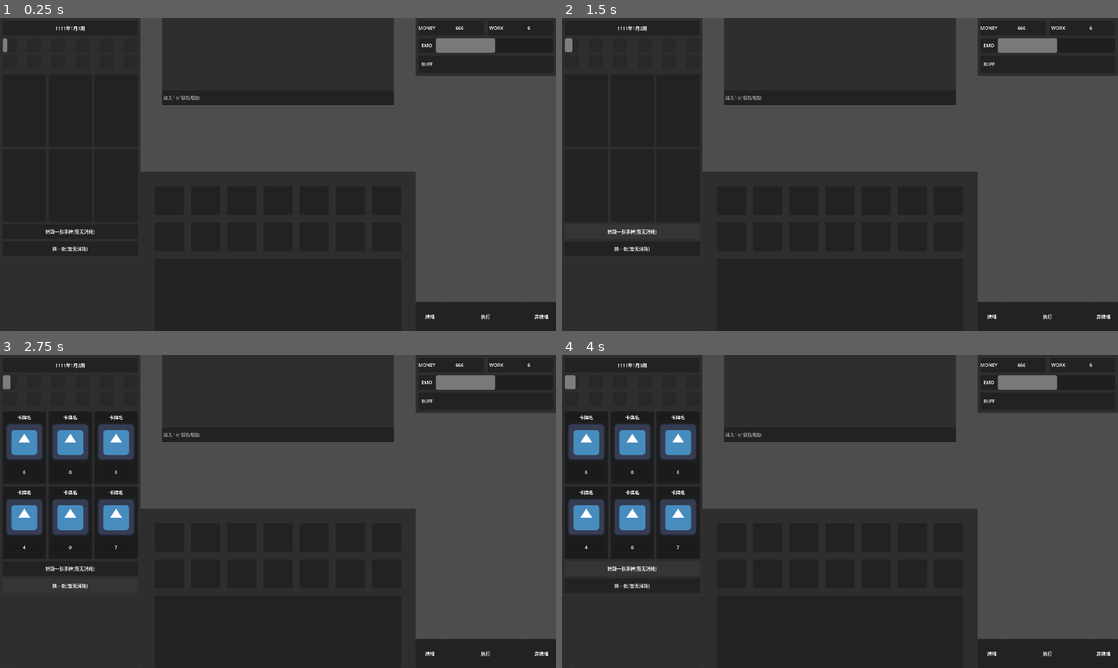
Above: before the commit, frames 1-4 (two rows, left to right).
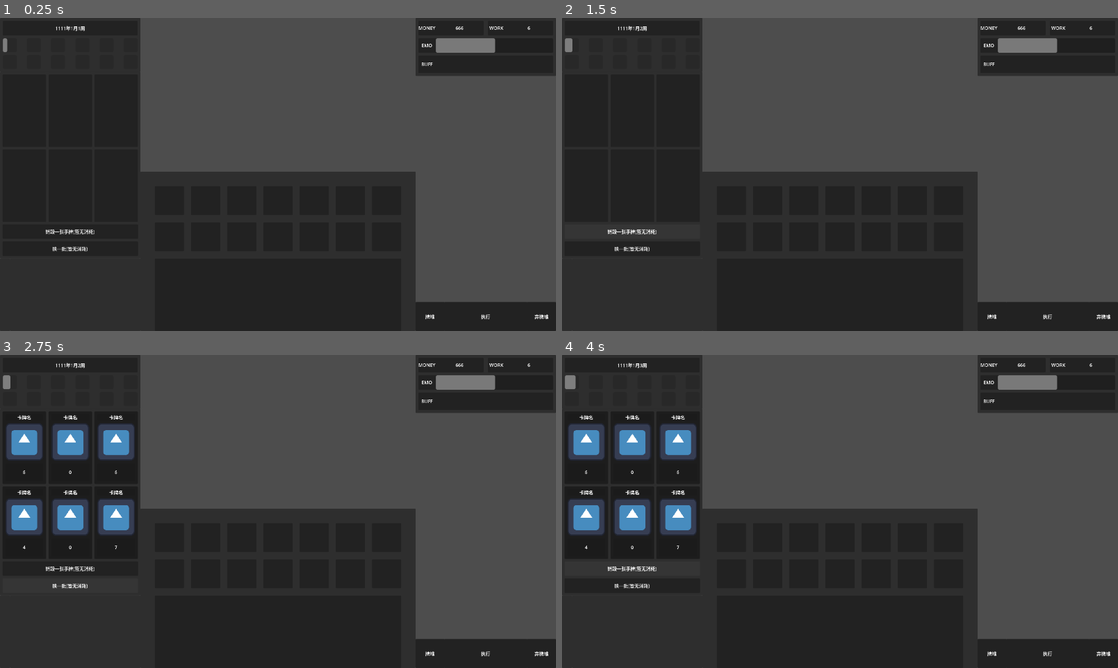
Above: after the commit, the same moments.

Repository: yuyi-yutie/Illness
Game: Godot game, scene res://scenes/play_scene/play_scene.tscn
The game is run twice, just before and just after one commit, with the same random seed, the same clock (stepped at 60 frames per second) and the same inputs. The engine's default icon, where the game draws it, is replaced by a stand-in: a white triangle on a blue panel in a dark square.
Inputs:
- Up to frame 1 (0.25 s): no input
- Up to frame 2 (1.5 s): click "执行" at 0.5 s; click "销毁一张手牌(暂无消耗)" at 1.25 s
- Up to frame 3 (2.75 s): click "换一批(暂无消耗)" at 2 s
- Up to frame 4 (4 s): click "执行" at 2.75 s; click "销毁一张手牌(暂无消耗)" at 3.5 s

The runs differ from the first frame. In frame 1, 12% of the frame differs, in the area x 29-71%, y 0-28%; in frame 2, 12%; in frame 3, 12%; in frame 4, 12%.

Commit message:
little update
更新了cmd，使它更符合规范

Diff:
--- /dev/null
+++ b/illness/scenes/play_scene/cmd.tscn
@@ -0,0 +1,47 @@
+[gd_scene load_steps=2 format=3 uid="uid://cowidug8dcx0q"]
+
+[ext_resource type="Script" uid="uid://nrp86vy616cy" path="res://test/cmd.gd" id="1_am0ys"]
+
+[node name="CMD" type="Control" node_paths=PackedStringArray("cmd_text", "cmd_edit")]
+layout_mode = 3
+anchors_preset = 15
+anchor_right = 1.0
+anchor_bottom = 1.0
+grow_horizontal = 2
+grow_vertical = 2
+mouse_filter = 2
+script = ExtResource("1_am0ys")
+cmd_text = NodePath("CMDPanel/CMDText")
+cmd_edit = NodePath("CMDPanel/CMDEdit")
+
+[node name="CMDPanel" type="Panel" parent="."]
+layout_mode = 1
+anchors_preset = 5
+anchor_left = 0.5
+anchor_right = 0.5
+offset_left = -400.0
+offset_right = 400.0
+offset_bottom = 300.0
+grow_horizontal = 2
+mouse_filter = 1
+
+[node name="CMDText" type="RichTextLabel" parent="CMDPanel"]
+layout_mode = 0
+offset_right = 800.0
+offset_bottom = 250.0
+focus_mode = 0
+mouse_filter = 1
+scroll_following = true
+
+[node name="CMDEdit" type="LineEdit" parent="CMDPanel"]
+layout_mode = 0
+offset_top = 250.0
+offset_right = 800.0
+offset_bottom = 300.0
+mouse_filter = 1
+placeholder_text = "输入\"-h\"获取帮助"
+keep_editing_on_text_submit = true
+select_all_on_focus = true
+
+[connection signal="mouse_entered" from="CMDPanel/CMDText" to="." method="_on_mouse_entered"]
+[connection signal="mouse_exited" from="CMDPanel/CMDText" to="." method="_on_mouse_exited"]
--- a/illness/scenes/play_scene/play_scene.tscn
+++ b/illness/scenes/play_scene/play_scene.tscn
@@ -7,7 +7,7 @@
 [ext_resource type="PackedScene" uid="uid://bmh7ju3vuexap" path="res://scenes/play_scene/shop.tscn" id="5_vw7vn"]
 [ext_resource type="PackedScene" uid="uid://cfo7lbrnne72y" path="res://scenes/play_scene/small_calender.tscn" id="6_kp6hd"]
 [ext_resource type="PackedScene" uid="uid://b63rspcoq8yg2" path="res://scenes/play_scene/player_info.tscn" id="7_ex3eb"]
-[ext_resource type="Script" uid="uid://nrp86vy616cy" path="res://test/cmd.gd" id="8_ejibu"]
+[ext_resource type="PackedScene" uid="uid://cowidug8dcx0q" path="res://scenes/play_scene/cmd.tscn" id="8_kp6hd"]
 
 [node name="PlayScene" type="Control"]
 layout_mode = 3
@@ -37,35 +37,6 @@
 [node name="PlayerInfo" parent="." instance=ExtResource("7_ex3eb")]
 layout_mode = 1
 
-[node name="CMD" type="Panel" parent="." node_paths=PackedStringArray("cmd_text", "cmd_edit")]
+[node name="CMD" parent="." instance=ExtResource("8_kp6hd")]
+visible = false
 layout_mode = 1
-anchors_preset = 5
-anchor_left = 0.5
-anchor_right = 0.5
-offset_left = -400.0
-offset_right = 400.0
-offset_bottom = 300.0
-grow_horizontal = 2
-mouse_filter = 1
-script = ExtResource("8_ejibu")
-cmd_text = NodePath("CMDText")
-cmd_edit = NodePath("CMDEdit")
-
-[node name="CMDText" type="RichTextLabel" parent="CMD"]
-layout_mode = 0
-offset_right = 800.0
-offset_bottom = 250.0
-focus_mode = 0
-scroll_following = true
-
-[node name="CMDEdit" type="LineEdit" parent="CMD"]
-layout_mode = 0
-offset_top = 250.0
-offset_right = 800.0
-offset_bottom = 300.0
-placeholder_text = "输入\"-h\"获取帮助"
-keep_editing_on_text_submit = true
-select_all_on_focus = true
-
-[connection signal="mouse_entered" from="CMD" to="CMD" method="_on_mouse_entered"]
-[connection signal="mouse_exited" from="CMD" to="CMD" method="_on_mouse_exited"]
--- a/illness/test/cmd.gd
+++ b/illness/test/cmd.gd
@@ -1,4 +1,4 @@
-extends Panel
+extends Control
 class_name cmd
 
 @export var cmd_text : RichTextLabel
@@ -7,7 +7,7 @@
 const CARD = preload("uid://cqr2tljf25i0j")
 const BUFF = preload("uid://uimtbx032j36")
 
-var is_open : bool = true :
+var is_open : bool = false :
 	set(value):
 		is_open = value
 		self.visible = is_open
@@ -22,7 +22,6 @@
 	if event is InputEventKey:
 		if event.is_action_pressed("CallCMD"):
 			is_open = !is_open
-			variable_dictionary["money"]+=1
 		if event.is_action_pressed("CMDEnter"):
 
 			if cmd_edit.text == "":
@@ -87,6 +86,8 @@
 					Card.CardType.Activity:
 						type_name = "活动卡"
 				new_card._name = type_name + str(new_card.time)
+				# 以上为创建一张牌的标准流程
+
 				cmd_text.add_text(">> 创造一张空白牌放入手牌" + "\n")
 
 			# 创造一个空buff
@@ -97,8 +98,11 @@
 				var new_buff : Buff = BUFF.instantiate()
 				PlayerInfoGlue.add_buff(new_buff)
 				new_buff.buff_detail = str(randf())
+				# 以上为创建一个buff的标准流程
+
 				cmd_text.add_text(">> 创造一个空buff" + "\n")
 
+			# 给变量赋值
 			if "=" in cmd_edit.text.split():
 				var no_space_text : String = ""
 				for every_char in cmd_edit.text.split():
@@ -122,7 +126,7 @@
 				if in_flag != 3:
 					cmd_text.add_text(">> 赋值格式错误，使用variable = value的格式赋值，variable需为支持项,value需为整数" + "\n")
 					flag = false
-				else:
+				else:# 正式赋值
 					if int(no_space_text.split("=")[1]) < 0:
 						cmd_text.add_text(">> 赋值失败，值无法小于0" + "\n")
 
@@ -147,14 +151,14 @@
 							PlayerInfoGlue.player_emotion = int(no_space_text.split("=")[1])
 					cmd_text.add_text(">> 赋值成功" + "\n")
 
-
+			#---要写更多命令的话在这里写---
 
 			if flag == false:
 				cmd_text.add_text(">> 无效命令，输入\"-h\"获取帮助" + "\n")
 
 			cmd_edit.text = ""
 	if event is InputEventMouseButton:
-		if event.is_action_pressed("LeftClick"):
+		if event.is_action_pressed("LeftClick") and mouse_in:
 			is_dragging = true
 			start_drag_position = self.global_position
 			start_drag_mouse_position = get_viewport().get_mouse_position()
